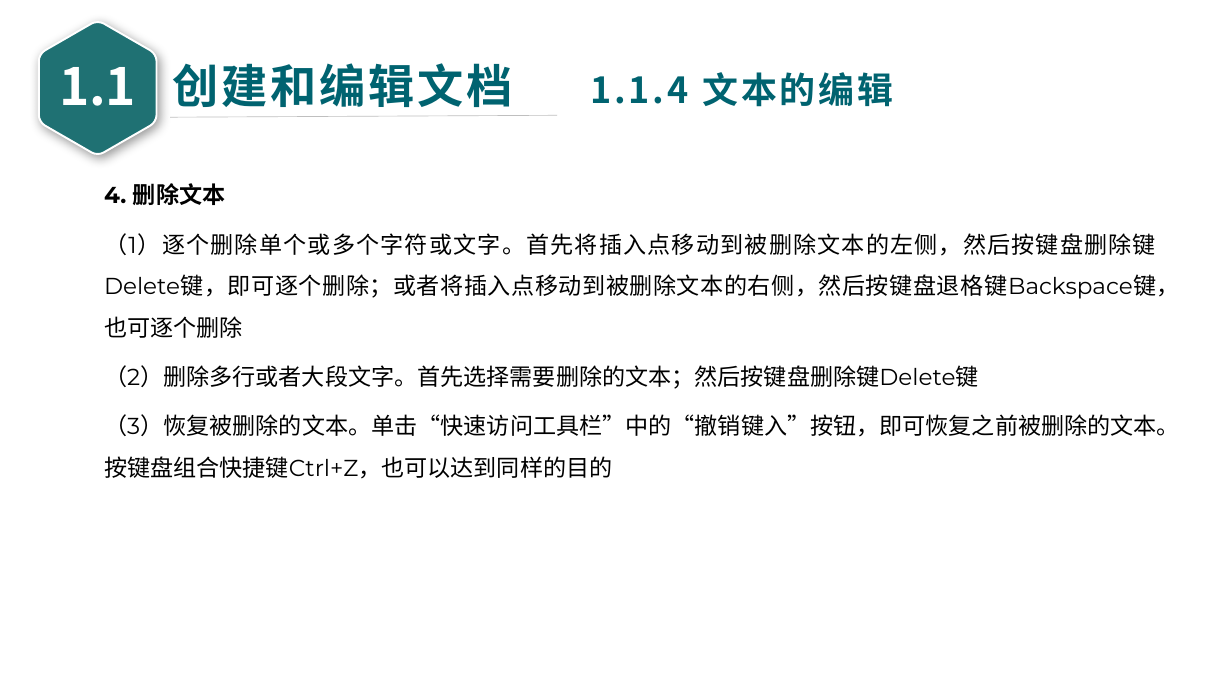
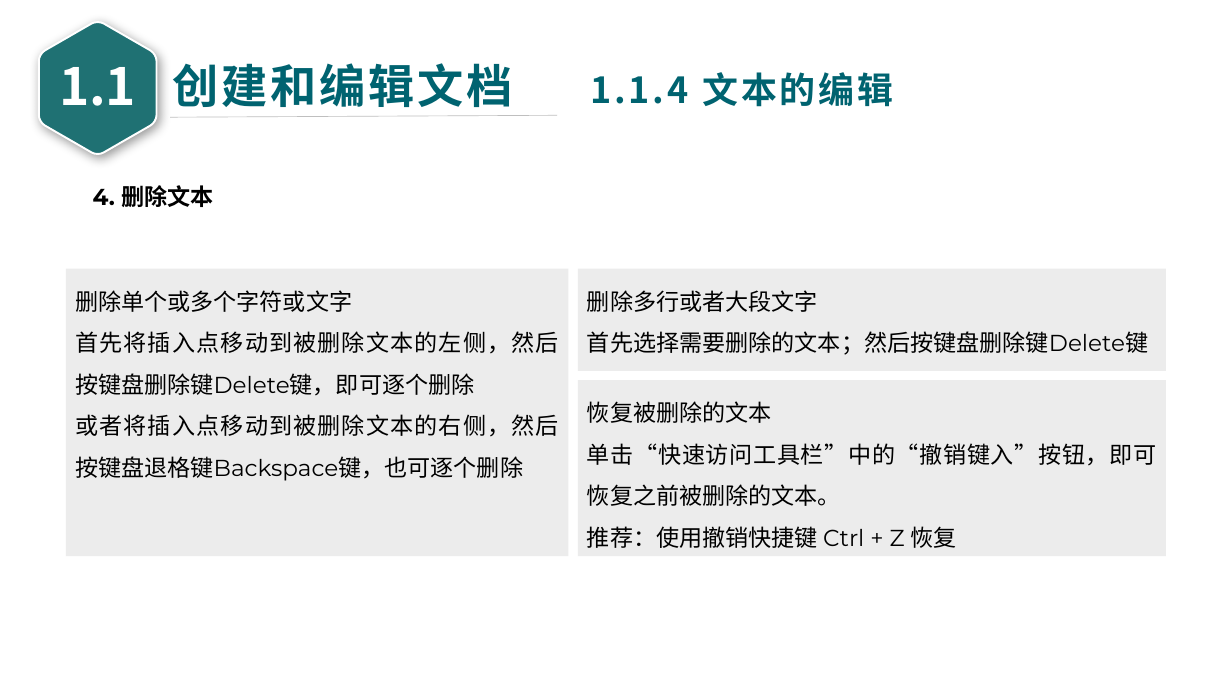
Before and after one commit to glplaman/glplaman.github.io, a slide deck: slide 17 of office/file/wps PPT/第1章 WPS文字文档编辑 - glpla.pptx (slide 18 before the commit). Drawn at 1232x693 pixels with LibreOffice and Linux fonts; fonts in the diff are those of the drawing. Boxes give left, top, right and bottom in pixels: in the first picture for what was removed or moved away, otherwise in the second. Text is boxed around its words. In the diff, an @@ line names an element or a change of style, - is before the commit and + after.

```diff
--- a/office/file/wps PPT/第1章 WPS文字文档编辑 - glpla.pptx
+++ b/office/file/wps PPT/第1章 WPS文字文档编辑 - glpla.pptx
@@ text "4. 删除文本": place and size @@
-text "4. 删除文本" at (104,183,1180,479)
+text "4. 删除文本" at (93,185,214,207)
@@ text at (104,233,1180,479): paragraphs removed @@
-（1）逐个删除单个或多个字符或文字。首先将插入点移动到被删除文本的左侧，然后按键盘删除键Delete键，即可逐个删除；或者将插入点移动到被删除文本的右侧，然后按键盘退格键Backspace键，也可逐个删除
-（2）删除多行或者大段文字。首先选择需要删除的文本；然后按键盘删除键Delete键
-（3）恢复被删除的文本。单击“快速访问工具栏”中的“撤销键入”按钮，即可恢复之前被删除的文本。按键盘组合快捷键Ctrl+Z，也可以达到同样的目的
@@ rectangle added at (66,269,568,556), fill #ECECEC, 18 pt, text #000000 @@
+删除单个或多个字符或文字
+首先将插入点移动到被删除文本的左侧，然后按键盘删除键Delete键，即可逐个删除
+或者将插入点移动到被删除文本的右侧，然后按键盘退格键Backspace键，也可逐个删除
@@ rectangle added at (578,269,1165,372), fill #ECECEC, 18 pt, text #000000 @@
+删除多行或者大段文字
+首先选择需要删除的文本；然后按键盘删除键Delete键
@@ rectangle added at (578,380,1165,555), fill #ECECEC, 18 pt, text #000000 @@
+恢复被删除的文本
+单击“快速访问工具栏”中的“撤销键入”按钮，即可恢复之前被删除的文本。
+推荐：使用撤销快捷键 Ctrl + Z 恢复
```
Also in this commit, not shown: 5 other slides changed, 1 slide removed, 16 other files.
